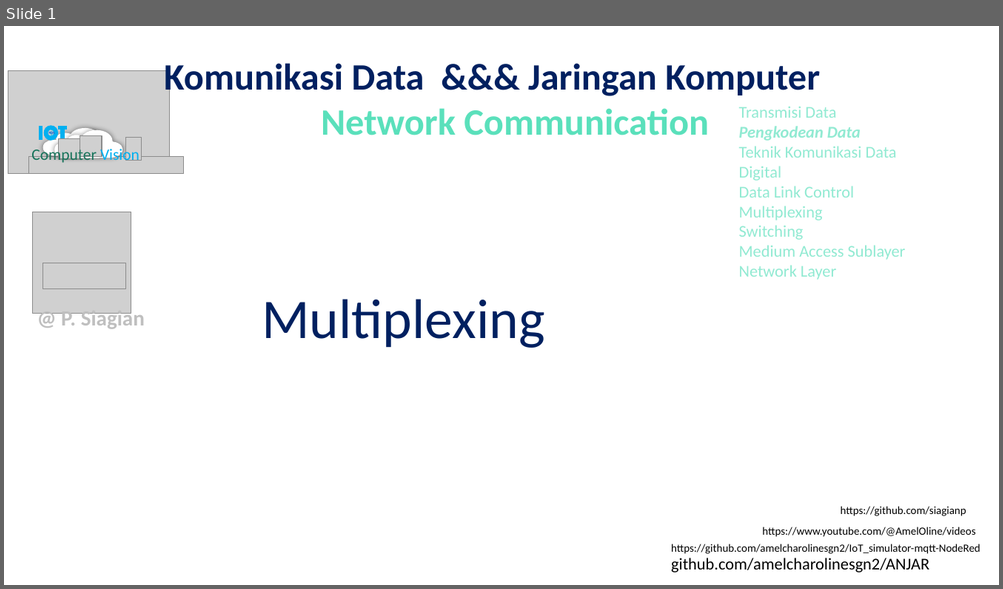
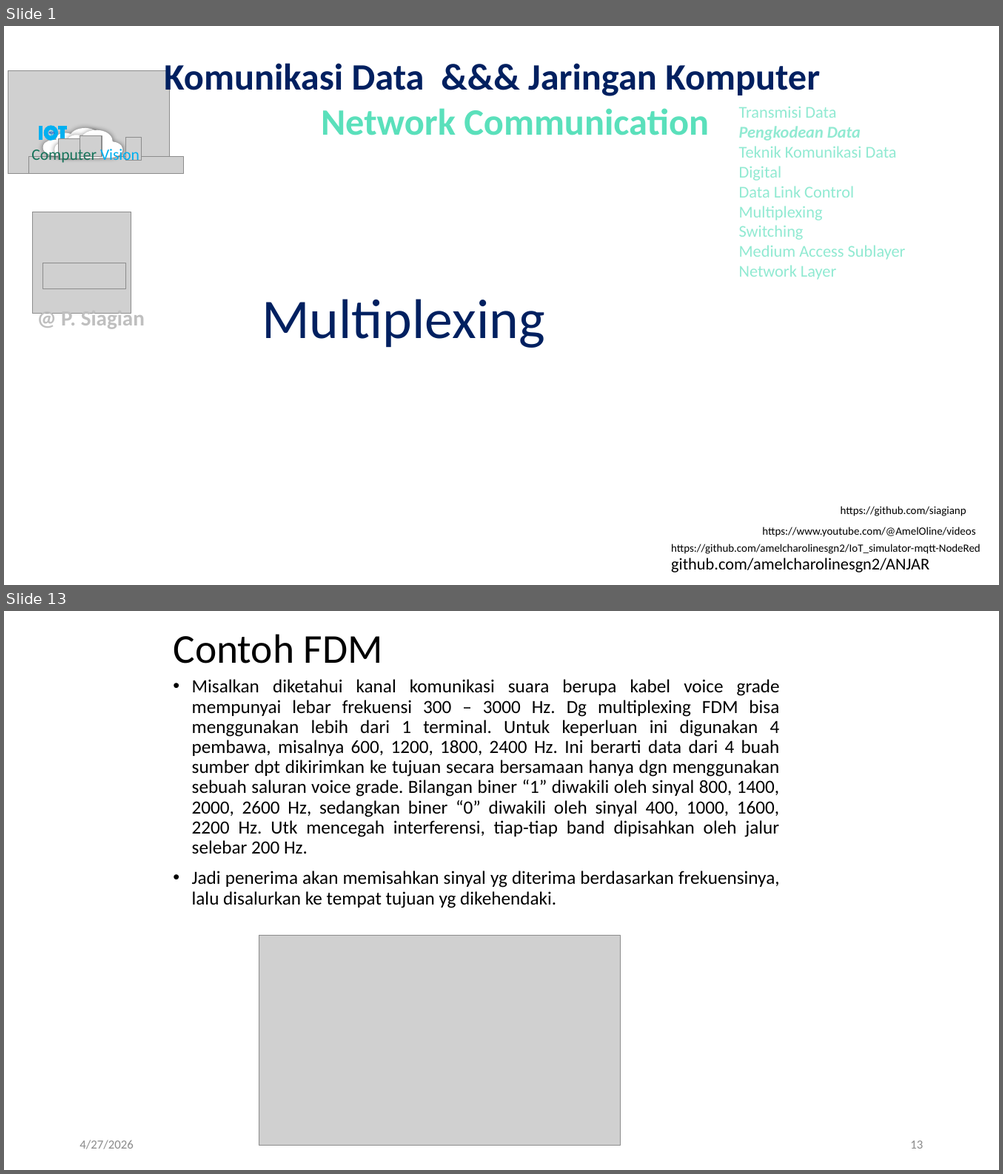
Before and after one commit to amelcharolinesgn2/DataNetCommunication, a slide deck: 6_5Network Communication_Multiplexing.pptx. Shown one above the other, each under a label of ours: slide 1 before the commit, slides 1 and 13 after it; the slides between them are not shown. The pictures are 1003x589 and 1003x1174 pixels, drawn with LibreOffice and Linux fonts; fonts in the diff are those of the drawing; grey boxes stand for pictures. Boxes give left, top, right and bottom in pixels: in the first picture for what was removed or moved away, otherwise in the second. Text is boxed around its words. In the diff, an @@ line names an element or a change of style, - is before the commit and + after.

```diff
--- a/6_5Network Communication_Multiplexing.pptx
+++ b/6_5Network Communication_Multiplexing.pptx
@@ slide 13 added at (4, 611, 999, 1170), background #FFFFFF @@
@@ title added at (173, 634, 383, 664), 39.6 pt, text #000000 @@
+Contoh FDM
@@ text added at (192, 679, 780, 908), 18 pt, text #000000 @@
+• Misalkan diketahui kanal komunikasi suara berupa kabel voice grade mempunyai lebar frekuensi 300 – 3000 Hz. Dg multiplexing FDM bisa menggunakan lebih dari 1 terminal. Untuk keperluan ini digunakan 4 pembawa, misalnya 600, 1200, 1800, 2400 Hz. Ini berarti data dari 4 buah sumber dpt dikirimkan ke tujuan secara bersamaan hanya dgn menggunakan sebuah saluran voice grade. Bilangan biner “1” diwakili oleh sinyal 800, 1400, 2000, 2600 Hz, sedangkan biner “0” diwakili oleh sinyal 400, 1000, 1600, 2200 Hz. Utk mencegah interferensi, tiap-tiap band dipisahkan oleh jalur selebar 200 Hz.
+• Jadi penerima akan memisahkan sinyal yg diterima berdasarkan frekuensinya, lalu disalurkan ke tempat tujuan yg dikehendaki.
@@ picture added at (259, 936, 620, 1145) @@
@@ text added at (79, 1140, 133, 1150), 12 pt, text #8C8C8C @@
+4/27/2026
@@ page number added at (910, 1141, 922, 1149), 12 pt, text #8C8C8C @@
+13
```
Also in this commit, not shown: 7 slides changed, 38 other slides added.
